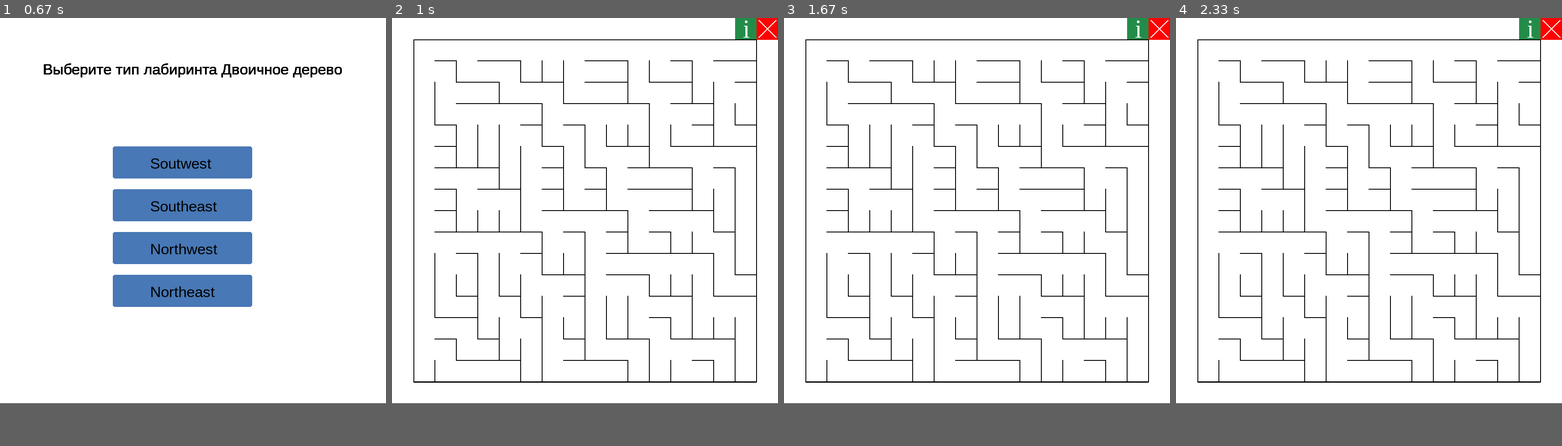
Above: before the commit, frames 1-4 (left to right).
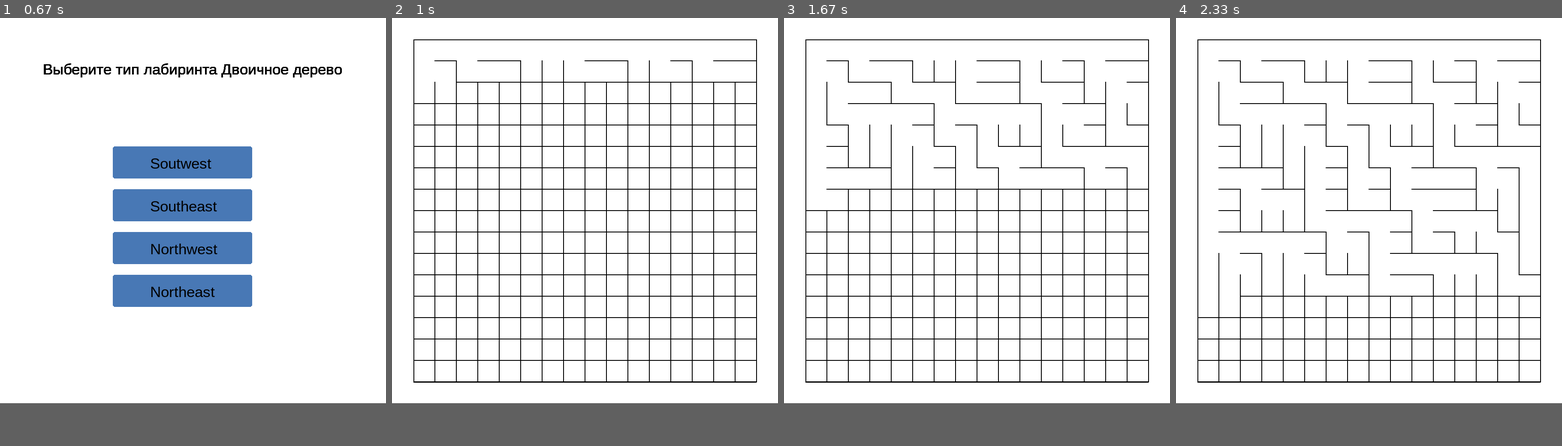
Above: after the commit, the same moments.

Repository: 7malahit7/Top
Game: pygame game, started from project_maze/project_maze.py
Same seed, same stepped clock (60 frames per second), same inputs: the game is played once before the commit and once after it.
Inputs (mouse positions are in pixels of both pictures, inside the frame that each line leads up to):
- Up to frame 1 (0.67 s): click "Бинарное дерево" at 0.38 s
- Up to frame 2 (1 s): click (588, 236) at 0.72 s
- Up to frame 3 (1.67 s): no input
- Up to frame 4 (2.33 s): no input

Frame 1 is identical in both runs. In frame 2, 2.9% of the frame differs, in the area x 5-100%, y 0-85%; in frame 3, 2.0%; in frame 4, 1.2%.

Commit message:
Update bin_tree.py

Diff:
--- a/project_maze/bin_tree.py
+++ b/project_maze/bin_tree.py
@@ -1,18 +1,19 @@
 from globals import *
 import random
+sc = pygame.display.set_mode((width,height))
 def draw_border():
-    pygame.draw.line(screen,BLACK,[GAP,GAP],[cell_size*board_size+GAP,GAP],2)
-    pygame.draw.line(screen,BLACK,[GAP*board_size+GAP-1,GAP],[GAP*board_size+GAP-1,GAP*board_size+GAP],2)
-    pygame.draw.line(screen,BLACK,[GAP*board_size+GAP-1,GAP*board_size+GAP],[GAP,GAP+board_size*cell_size],2)
-    pygame.draw.line(screen,BLACK,[GAP,GAP+board_size*cell_size],[GAP,GAP],2)
+    pygame.draw.line(sc,BLACK,[GAP,GAP],[cell_size*board_size+GAP,GAP],2)
+    pygame.draw.line(sc,BLACK,[GAP*board_size+GAP-1,GAP],[GAP*board_size+GAP-1,GAP*board_size+GAP],2)
+    pygame.draw.line(sc,BLACK,[GAP*board_size+GAP-1,GAP*board_size+GAP],[GAP,GAP+board_size*cell_size],2)
+    pygame.draw.line(sc,BLACK,[GAP,GAP+board_size*cell_size],[GAP,GAP],2)
 
 def draw_filled_board():
     for row in range(board_size):
         for col in range(board_size):
             draw_full_cell(col,row)
 def draw_full_cell(row,col):
-    pygame.draw.rect(screen,BLACK,(row*cell_size+GAP,col*cell_size+GAP, cell_size,cell_size))
-    pygame.draw.rect(screen,WHITE,(row*cell_size+1+GAP,col*cell_size+1+GAP,cell_size-2,cell_size-2))
+    pygame.draw.rect(sc,BLACK,(row*cell_size+GAP,col*cell_size+GAP, cell_size,cell_size))
+    pygame.draw.rect(sc,WHITE,(row*cell_size+1+GAP,col*cell_size+1+GAP,cell_size-2,cell_size-2))
 def draw_empty_cell(row,col):
     remove_left_cell(row,col)
     remove_right_cell(row,col)
@@ -20,13 +21,13 @@
     remove_bot_cell(row,col)
 
 def remove_right_cell(row,col):
-    pygame.draw.line(screen,WHITE,[row*cell_size+49+GAP,col*cell_size+1+GAP],[row*cell_size+49+GAP,col*cell_size+48+GAP],2)
+    pygame.draw.line(sc,WHITE,[row*cell_size+49+GAP,col*cell_size+1+GAP],[row*cell_size+49+GAP,col*cell_size+48+GAP],2)
 def remove_left_cell(row,col):
-    pygame.draw.line(screen,WHITE,[row*cell_size-1+GAP,col*cell_size+1+GAP],[row*cell_size-1+GAP,col*cell_size+48+GAP],2)
+    pygame.draw.line(sc,WHITE,[row*cell_size-1+GAP,col*cell_size+1+GAP],[row*cell_size-1+GAP,col*cell_size+48+GAP],2)
 def remove_top_cell(row,col):
-    pygame.draw.line(screen,WHITE,[row*cell_size+1+GAP,col*cell_size-1+GAP],[row*cell_size+48+GAP,col*cell_size+GAP-1],2)
+    pygame.draw.line(sc,WHITE,[row*cell_size+1+GAP,col*cell_size-1+GAP],[row*cell_size+48+GAP,col*cell_size+GAP-1],2)
 def remove_bot_cell(row,col):
-    pygame.draw.line(screen,WHITE,[row*cell_size+1+GAP,col*cell_size+49+GAP],[row*cell_size+48+GAP,col*cell_size+49+GAP],2)
+    pygame.draw.line(sc,WHITE,[row*cell_size+1+GAP,col*cell_size+49+GAP],[row*cell_size+48+GAP,col*cell_size+49+GAP],2)
 
 # Алгоритм двоичного дерева
 def bin_tree_NE(arr):
@@ -38,6 +39,7 @@
                 arr[i][j] = 4
             elif j != board_size-1 and i != 0:
                 arr[i][j] = random.randint(3,4)
+
     return arr
 def bin_tree_NW(arr):
     for i in range(board_size):
@@ -94,28 +96,21 @@
         arr = bin_tree_NW(arr)
     elif arg == "SE":
         arr = bin_tree_SE(arr)
-
+    draw_border()
     for row in range(board_size):
         for col in range(board_size):
             if arr[row][col] == 0:
                 draw_full_cell(col,row)
-    for row in range(board_size):
-        for col in range(board_size):
-            if arr[row][col] == 1:
+            elif arr[row][col] == 0:
                 draw_empty_cell(col,row)
-    for row in range(board_size):
-        for col in range(board_size):
-            if arr[row][col] == 2:
+            elif arr[row][col] == 2:
                 remove_left_cell(col,row)
-    for row in range(board_size):
-        for col in range(board_size):
-            if arr[row][col] == 3:
+            elif arr[row][col] == 3:
                 remove_right_cell(col,row)
-    for row in range(board_size):
-        for col in range(board_size):
-            if arr[row][col] == 4:
+            elif arr[row][col] == 4:
                 remove_top_cell(col,row)
-    for row in range(board_size):
-        for col in range(board_size):
-            if arr[row][col] == 5:
+            elif arr[row][col] == 5:
                 remove_bot_cell(col,row)
+            clock.tick(300)
+            draw_border()
+            pygame.display.flip()
